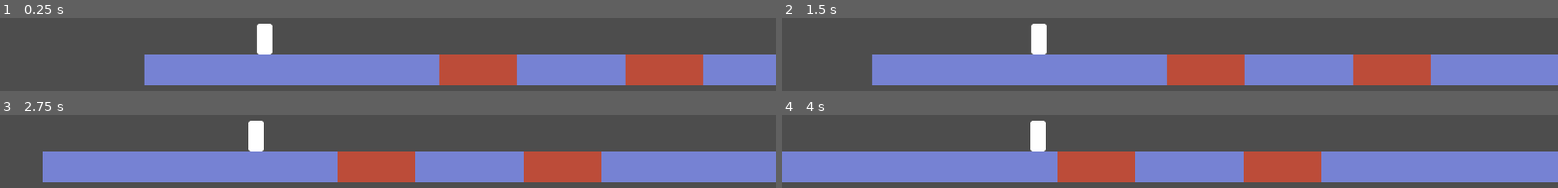
Above: before the commit, frames 1-4 (two rows, left to right).
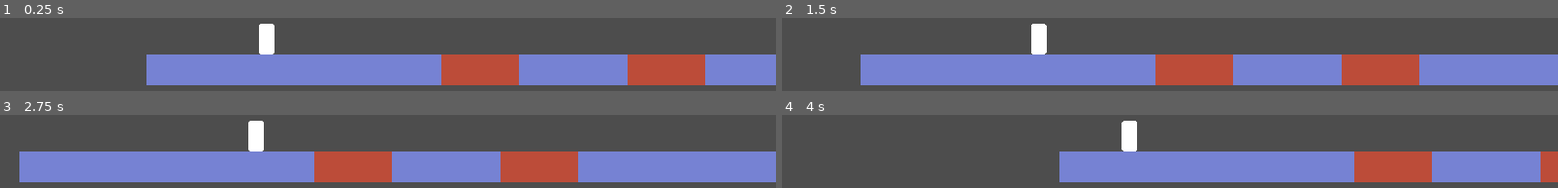
Above: after the commit, the same moments.

Repository: redpebble/trijam-314
Game: Godot game, scene res://scenes/levels/level1.tscn
Two runs of this game, one before a commit and one after it. Both use one fixed random seed, a clock stepped at 60 frames per second and the inputs below.
Inputs:
- Up to frame 1 (0.25 s): no input
- Up to frame 2 (1.5 s): no input
- Up to frame 3 (2.75 s): no input
- Up to frame 4 (4 s): no input

The runs differ from the first frame. In frame 1, 0.7% of the frame differs, in the area x 18-91%, y 7-93%; in frame 2, 3.2%; in frame 3, 6.3%; in frame 4, 30%, in the area x 0-100%, y 7-93%.

Commit message:
Versatile cam lookahead + Locked aspect ratio + screenshot tool + safer collisions
Screenshot tool should save to
...[current user]/app_data/roaming/godot/[project name]/screenshots

Diff:
--- /dev/null
+++ b/godot/Singletons/screenshot_tool.gd
@@ -0,0 +1,30 @@
+extends Node
+
+
+var relative_directory = "user://screenshots/"
+
+func _process(_delta: float) -> void:
+	if Input.is_action_just_pressed("screenshot"):
+		save_screenshot()
+
+func save_screenshot():
+	if not OS.is_debug_build() : return
+
+	DirAccess.make_dir_absolute(relative_directory)
+
+	await RenderingServer.frame_post_draw
+	var date = Time.get_date_string_from_system().replace(".","_")
+	var time :String = Time.get_time_string_from_system().replace(":","")
+	var project = ProjectSettings.get("application/config/name")
+	var filename = project + " " + date + " " + time + ".jpg"
+
+	var image = get_viewport().get_texture().get_image()
+	var error = image.save_png(relative_directory + filename)
+
+	var dir = OS.get_data_dir() + "/Godot/app_userdata/" + project + "/screenshots"
+
+	if error == OK:
+		print("Screenshot saved to ", dir)
+		OS.shell_show_in_file_manager(dir)
+	else:
+		printerr("Did not save screenshot to ", dir)
--- /dev/null
+++ b/godot/Singletons/screenshot_tool.tscn
@@ -0,0 +1,6 @@
+[gd_scene load_steps=2 format=3 uid="uid://bda08ke6sjnvy"]
+
+[ext_resource type="Script" path="res://Singletons/screenshot_tool.gd" id="1_ny26b"]
+
+[node name="ScreenshotTool" type="Node"]
+script = ExtResource("1_ny26b")
--- a/godot/project.godot
+++ b/godot/project.godot
@@ -15,10 +15,15 @@
 config/features=PackedStringArray("4.3", "GL Compatibility")
 config/icon="res://icon.svg"
 
+[autoload]
+
+ScreenshotTool="*res://Singletons/screenshot_tool.tscn"
+
 [display]
 
 window/size/viewport_width=1000
 window/size/viewport_height=600
+window/stretch/mode="canvas_items"
 
 [input]
 
@@ -38,6 +43,11 @@
 , Object(InputEventKey,"resource_local_to_scene":false,"resource_name":"","device":-1,"window_id":0,"alt_pressed":false …(182 unchanged characters)…
 ]
 }
+screenshot={
+"deadzone": 0.5,
+"events": [Object(InputEventKey,"resource_local_to_scene":false,"resource_name":"","device":-1,"window_id":0,"alt_pressed":false,"shift_pressed":false,"ctrl_pressed":false,"meta_pressed":false,"pressed":false,"keycode":0,"physical_keycode":4194306,"key_label":0,"unicode":0,"location":0,"echo":false,"script":null)
+]
+}
 
 [layer_names]
 
--- a/godot/scenes/camera.gd
+++ b/godot/scenes/camera.gd
@@ -1,7 +1,10 @@
 extends Camera2D
 
 var target: Node2D = null
+var lookahead : float = 200.0
+var speed = 10
 
 func _physics_process(delta: float) -> void:
 	if (!target): return
-	position.x = lerp(position.x, target.position.x + 200, delta * 10)
+	var scaled_lookahead = lookahead * target.get_speed_scale()
+	position.x = lerp(position.x, target.position.x + scaled_lookahead, delta * speed)
--- a/godot/scenes/character.gd
+++ b/godot/scenes/character.gd
@@ -6,7 +6,7 @@
 signal hit_hazard
 signal hit_goal
 
-const SPEED = 300.0
+const MAX_SPEED = 300.0
 const JUMP_VELOCITY = -400.0
 
 var controller_state := Action.NONE
@@ -25,7 +25,7 @@
 		hit_wall = false
 		rebound()
 
-	velocity.x = SPEED * direction
+	velocity.x = MAX_SPEED * direction
 
 	move_and_slide()
 
@@ -53,3 +53,6 @@
 
 func _on_pause_menu_action_selected(action:String) -> void:
 	controller_state = Action.get(action)
+
+func get_speed_scale() -> float:
+	return velocity.x / MAX_SPEED
--- a/godot/scenes/character.tscn
+++ b/godot/scenes/character.tscn
@@ -11,7 +11,13 @@
 
 [node name="Character" type="CharacterBody2D"]
 collision_mask = 14
+safe_margin = 0.1
 script = ExtResource("1_fg13i")
+
+[node name="Sprite2D" type="Sprite2D" parent="."]
+position = Vector2(-4.76837e-07, -20)
+scale = Vector2(0.555556, 0.5)
+texture = ExtResource("2_ig1xc")
 
 [node name="CollisionShape2D" type="CollisionShape2D" parent="."]
 position = Vector2(5, -20)
@@ -27,8 +33,3 @@
 position = Vector2(0, -20)
 scale = Vector2(0.5, 0.5)
 shape = SubResource("RectangleShape2D_egari")
-
-[node name="Sprite2D" type="Sprite2D" parent="."]
-position = Vector2(-4.76837e-07, -20)
-scale = Vector2(0.555556, 0.5)
-texture = ExtResource("2_ig1xc")
